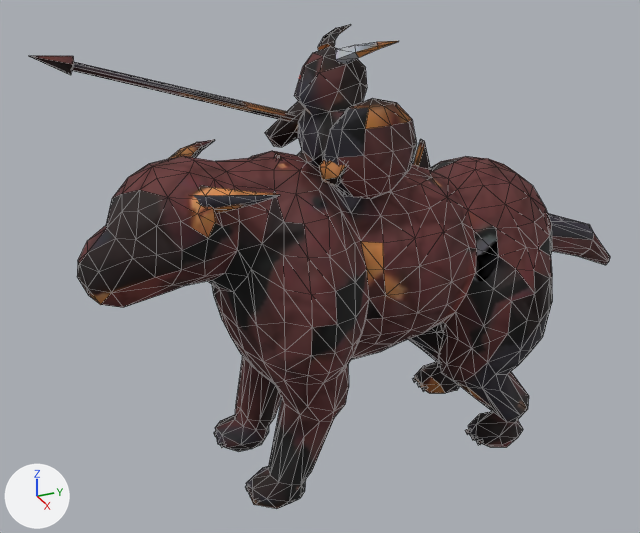
Two versions of the glTF model assets/3d/monstres/ruinchampion.glb, one commit apart.
The view is the same before and after, from a camera (50 mm lens) standing at (1.269, -0.621, 1.022) and looking at (-0.035, -0.034, 0.37). Every picture has the same lights, and +X, +Y and +Z are marked at lower left. The first picture is the older version. Mesh edges are drawn as thin lines on the coarser meshes. Vertices at exactly the same position are counted once.

The scene before the commit, as lines of its bpy script (objects in view):
```python
me_elu_ruines_peau = bpy.data.meshes.new('elu_ruines_peau')
me_elu_ruines_peau.from_pydata(...)  # 1246 vertices, 2396 faces; spans x -0.211..0.211, y -0.474..0.6, z -0.001..0.777
me_elu_ruines_peau.materials.append(mat_peau)
ob_elu_ruines_peau = bpy.data.objects.new('elu_ruines_peau', me_elu_ruines_peau)
ob_elu_ruines_peau.location = (0.0, 0.0, 0.0)
```
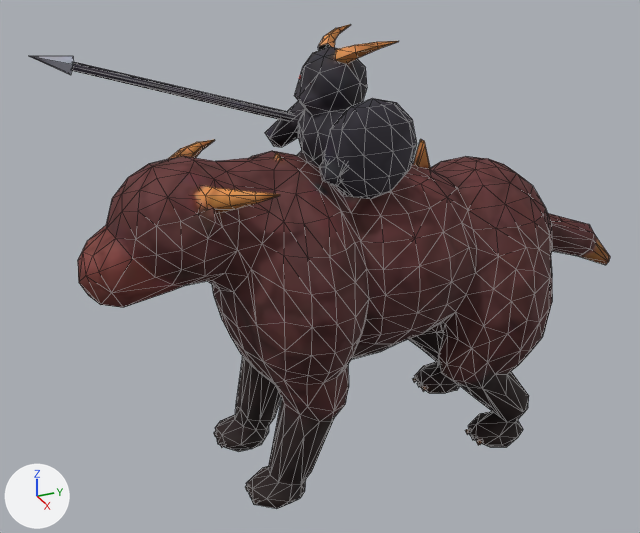
Location of each change, [x1, y1, x2, y2] in pixels of the pictures (640 x 533 px; the box of a moved part takes in the faces that stretch with it):
part 1 of me_elu_ruines_peau, moved or reshaped: [482, 350, 529, 422] in both
part 2 of me_elu_ruines_peau, moved or reshaped: before [77, 229, 116, 305]; after [78, 229, 116, 305]
part 3 of me_elu_ruines_peau, moved or reshaped: [429, 161, 483, 210] in both
part 4 of me_elu_ruines_peau, surface changed: [29, 24, 610, 506] in both

The change, as a list of edits to the scene's bpy script:
```text
Change me_elu_ruines_peau:
    where me_elu_ruines_peau.from_pydata(...)  # 1246 vertices, 2396 faces; spans x -0.211..0.211, y -0.474..0.6, z -0.001..0.777
    used by ob_elu_ruines_peau; location = (0.0, 0.0, 0.0)
    me_elu_ruines_peau part 1: 4 vertices moved from x -0.004..0.146, y 0.166..0.333, z 0.068..0.266 to x -0.004..0.147, y 0.166..0.332, z 0.069..0.265; 6 vertices removed from x -0.039..0.146, y 0.061..0.32, z 0.07..0.25; 5 vertices added at x -0.04..0.144, y 0.085..0.31, z 0.075..0.256
    me_elu_ruines_peau part 2: 4 vertices removed from x 0.0..0.031, y -0.456..-0.439, z 0.439..0.49; 4 vertices added at x 0.003..0.031, y -0.456..-0.433, z 0.44..0.488
    me_elu_ruines_peau part 3: 3 vertices removed from x -0.035..0.052, y 0.184..0.186, z 0.511..0.52; 3 vertices added at x -0.03..0.05, y 0.184..0.185, z 0.512..0.52
    me_elu_ruines_peau part 4: 2272 kept faces spanning x -0.211..0.211, y -0.474..0.6, z -0.001..0.777 get new texture (UV) coordinates
```
